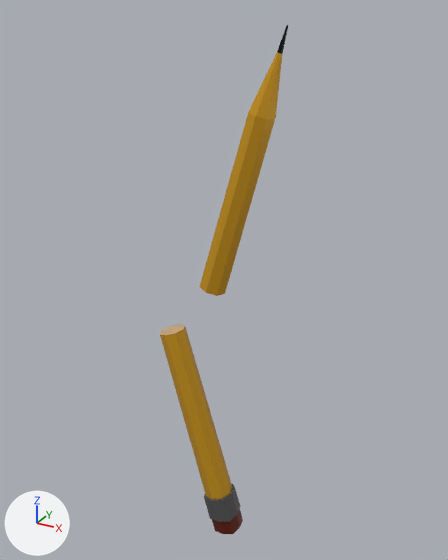
The glTF model design/visual-first/symbols-v3/assets/broken-pencil.glb as it was, and as the next commit left it.
Both versions are drawn from a 50 mm lens placed at (1.22, -1.94, 1.13), pointed at (0.11, 0.07, 0.13). Arrows for +X, +Y and +Z are at lower left; the lights stay in place. The picture after the commit comes second. Where no turn or scale is listed for an object, it has been applied to the vertices.
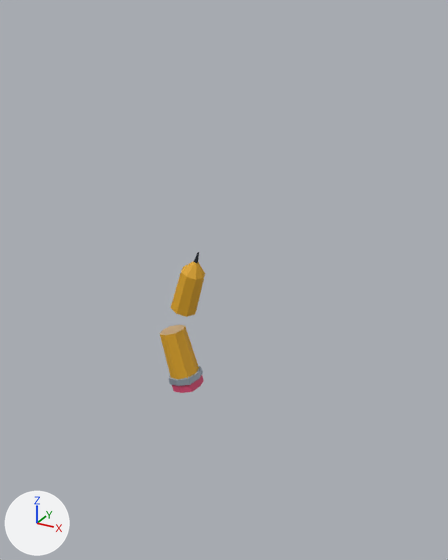
The newer file is also rescaled (x4.0), turned or shifted as a whole; pictures and numbers use the older file's frame.

Diff of the bpy script that builds the scene:
```diff
--- a/design/visual-first/symbols-v3/assets/broken-pencil.glb.py
+++ b/design/visual-first/symbols-v3/assets/broken-pencil.glb.py
@@ mat_ferrule1pencil1 @@
 mat_ferrule1pencil1 = principled_material('Ferrule1Pencil1')
-mat_ferrule1pencil1.base_color = (0.125, 0.125, 0.125)  # dark grey #636363
+mat_ferrule1pencil1.base_color = (0.397, 0.468, 0.539)  # light grey #a9b6c2
 mat_ferrule1pencil1.metallic = 0.4
@@ mat_eraser1pencil1 @@
 mat_eraser1pencil1 = principled_material('Eraser1Pencil1')
-mat_eraser1pencil1.base_color = (0.147, 0.0185, 0.00605)  # brown #6b2512
+mat_eraser1pencil1.base_color = (0.694, 0.0723, 0.178)  # pink #d94c75
 mat_eraser1pencil1.metallic = 0.4
@@ me_mesh_5_1 @@
+me_mesh_5_1.from_pydata(...)  # 27 vertices, 24 faces; spans x -0.053..0.116, y -0.062..0.062, z -0.212..0.015
+me_mesh_5_1.materials.append(mat_wood1pencil1)  # orange #e1a722
@@ me_mesh_4_1 @@
+me_mesh_4_1.from_pydata(...)  # 17 vertices, 24 faces; spans x 0.0066..0.1316, y -0.0597..0.0597, z -0.2744..-0.2061
+me_mesh_4_1.materials.append(mat_eraser1pencil1)  # pink #d94c75
@@ me_mesh_3_1 @@
+me_mesh_3_1.from_pydata(...)  # 32 vertices, 48 faces; spans x -0.0136..0.1271, y -0.0723..0.0723, z -0.2408..-0.1743
+me_mesh_3_1.materials.append(mat_ferrule1pencil1)  # light grey #a9b6c2
@@ me_mesh_0_1 @@
+me_mesh_0_1.from_pydata(...)  # 35 vertices, 40 faces; spans x -0.053..0.096, y -0.055..0.055, z -0.015..0.222
+me_mesh_0_1.materials.append(mat_wood1pencil1)  # orange #e1a722
@@ ob_mesh_0 @@
-ob_mesh_0 = bpy.data.objects.new('Mesh_0', me_mesh_0)
-ob_mesh_0.location = (0.1, 0.0, 0.12)
@@ ob_mesh_1 @@
-ob_mesh_1 = bpy.data.objects.new('Mesh_1', me_mesh_1)
-ob_mesh_1.location = (0.1, 0.0, 0.12)
@@ ob_mesh_3 @@
-ob_mesh_3 = bpy.data.objects.new('Mesh_3', me_mesh_3)
-ob_mesh_3.location = (-0.1, 0.0, -0.12)
@@ ob_mesh_4 @@
-ob_mesh_4 = bpy.data.objects.new('Mesh_4', me_mesh_4)
-ob_mesh_4.location = (-0.1, 0.0, -0.12)
@@ ob_mesh_5 @@
-ob_mesh_5 = bpy.data.objects.new('Mesh_5', me_mesh_5)
-ob_mesh_5.location = (-0.1, 0.0, -0.12)
@@ ob_pencil_wood1pencil1_001 @@
+ob_pencil_wood1pencil1_001 = bpy.data.objects.new('Pencil_Wood1Pencil1.001', me_mesh_5_1)
+ob_pencil_wood1pencil1_001.location = (-0.1, 0.0, -0.12)
@@ ob_pencil_eraser1pencil1 @@
+ob_pencil_eraser1pencil1 = bpy.data.objects.new('Pencil_Eraser1Pencil1', me_mesh_4_1)
+ob_pencil_eraser1pencil1.location = (-0.1, 0.0, -0.12)
@@ ob_pencil_ferrule1pencil1 @@
+ob_pencil_ferrule1pencil1 = bpy.data.objects.new('Pencil_Ferrule1Pencil1', me_mesh_3_1)
+ob_pencil_ferrule1pencil1.location = (-0.1, 0.0, -0.12)
@@ ob_pencil_wood1pencil1 @@
+ob_pencil_wood1pencil1 = bpy.data.objects.new('Pencil_Wood1Pencil1', me_mesh_0_1)
+ob_pencil_wood1pencil1.location = (-0.04, 0.0, -0.005)
```

Pixel boxes [x1, y1, x2, y2] of what changed, in the pictures (448 x 560 px):
'Mesh_0', deleted (orange)
    before: [199, 52, 283, 296]
'Mesh_5', deleted (orange)
    before: [160, 327, 232, 499]
'Pencil_Wood1Pencil1.001', added (orange)
    after: [160, 327, 199, 379]
'Pencil_Wood1Pencil1', added (orange)
    after: [171, 261, 205, 317]
'Mesh_3', deleted
    before: [204, 484, 241, 522]
'Mesh_4', deleted
    before: [212, 509, 243, 534]
'Pencil_Ferrule1Pencil1', added
    after: [169, 366, 203, 386]
'Pencil_Eraser1Pencil1', added
    after: [172, 375, 204, 393]
'Mesh_1', deleted
    before: [277, 25, 288, 54]
